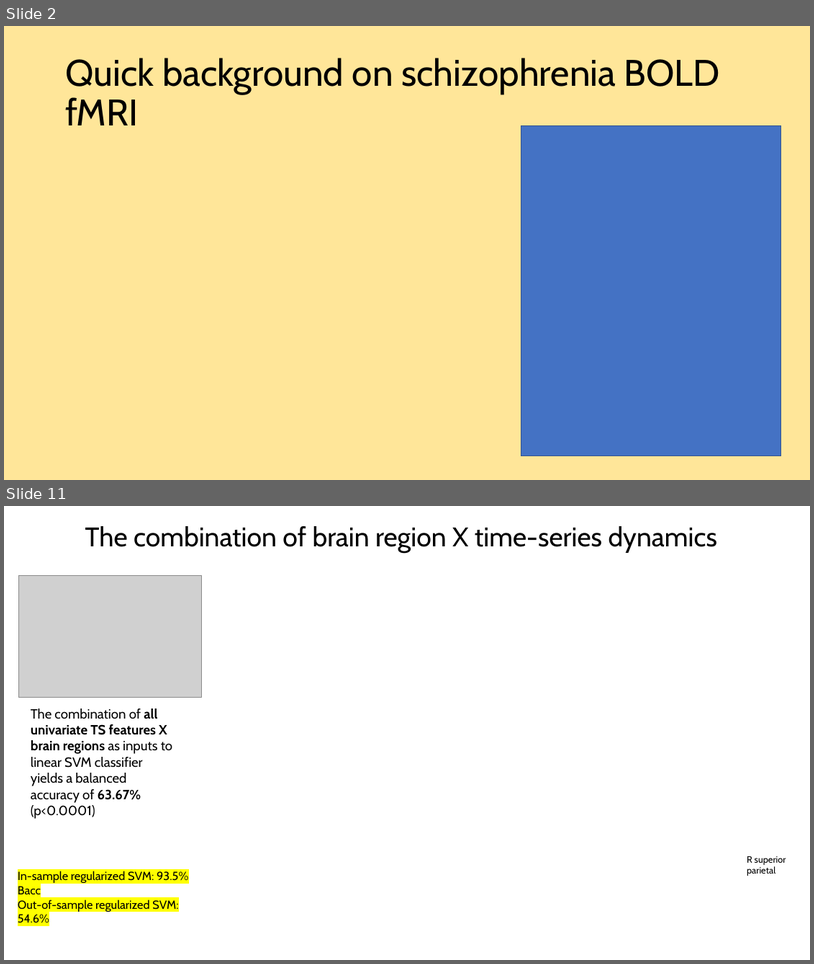
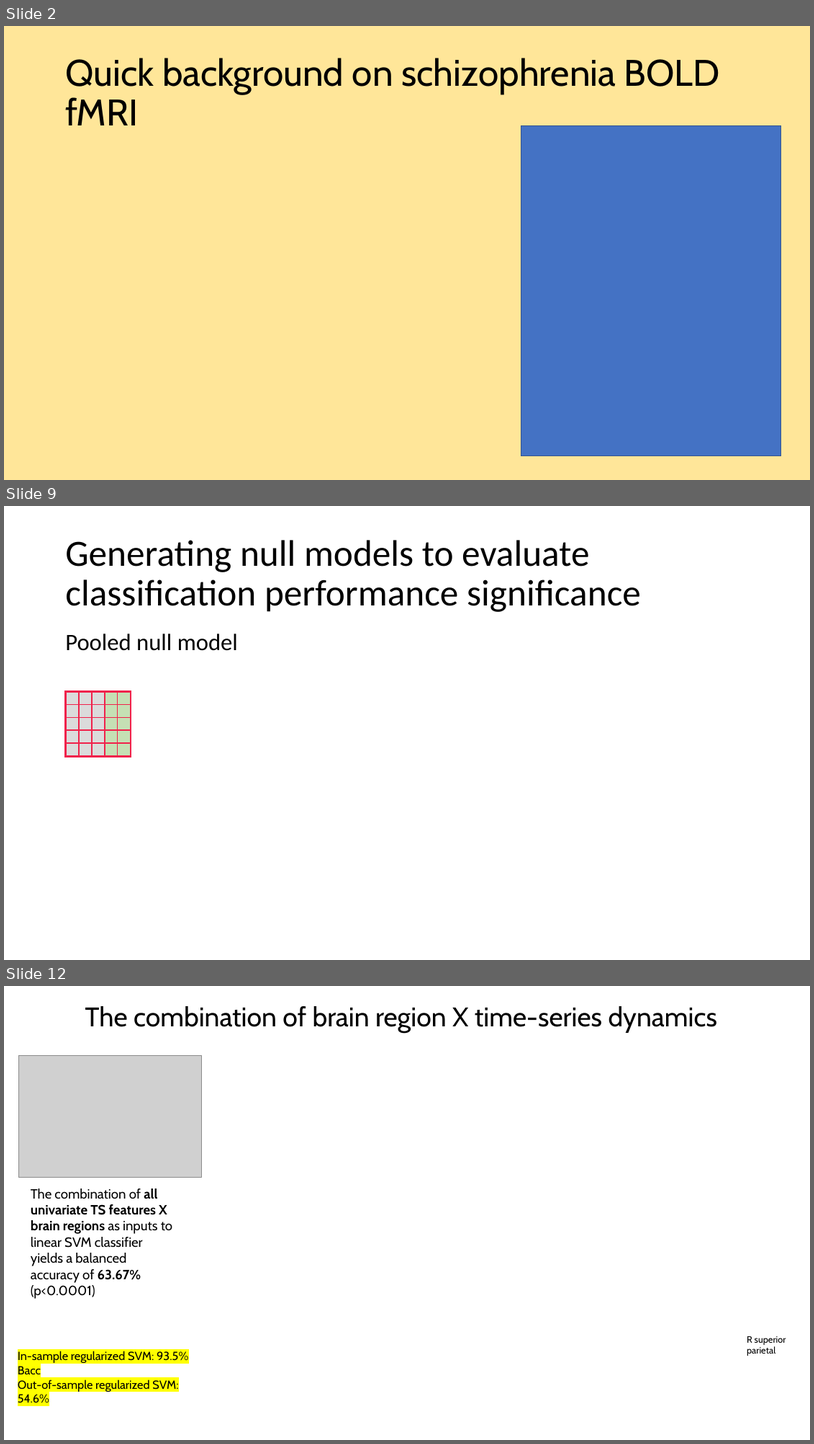
Before and after one commit to anniegbryant/CNS_2022, a slide deck: schizophrenia_classification_workshop/Workshop_Talk.pptx. Shown one above the other, each under a label of ours: slides 2 and 11 before the commit, slides 2, 9 and 12 after it; the slides between them are not shown. The pictures are 814x964 and 814x1444 pixels, drawn with LibreOffice and Linux fonts; fonts in the diff are those of the drawing; grey boxes stand for pictures. Boxes give left, top, right and bottom in pixels: in the first picture for what was removed or moved away, otherwise in the second. Text is boxed around its words. In the diff, an @@ line names an element or a change of style, - is before the commit and + after.

```diff
--- a/schizophrenia_classification_workshop/Workshop_Talk.pptx
+++ b/schizophrenia_classification_workshop/Workshop_Talk.pptx
@@ slide 9 added at [4, 506, 810, 960], background #FFFFFF @@
@@ title added at [65, 540, 641, 612], 44 pt, text #000000 @@
+Generating null models to evaluate classification performance significance
@@ text added at [65, 633, 238, 651], 28 pt, text #000000 @@
+Pooled null model
@@ rectangle added at [66, 691, 131, 757], outline #F0224B 2.25 pt @@
@@ table added at [67, 692, 130, 756], 5 rows, 5 columns @@
+ |  |  |  | 
+ |  |  |  | 
+ |  |  |  | 
+ |  |  |  | 
+ |  |  |  | 
@@ what was slide 11 is now slide 12 @@
```
Also in this commit, not shown: 7 slides changed, 3 other slides added, 3 slides removed, 8 other files.
